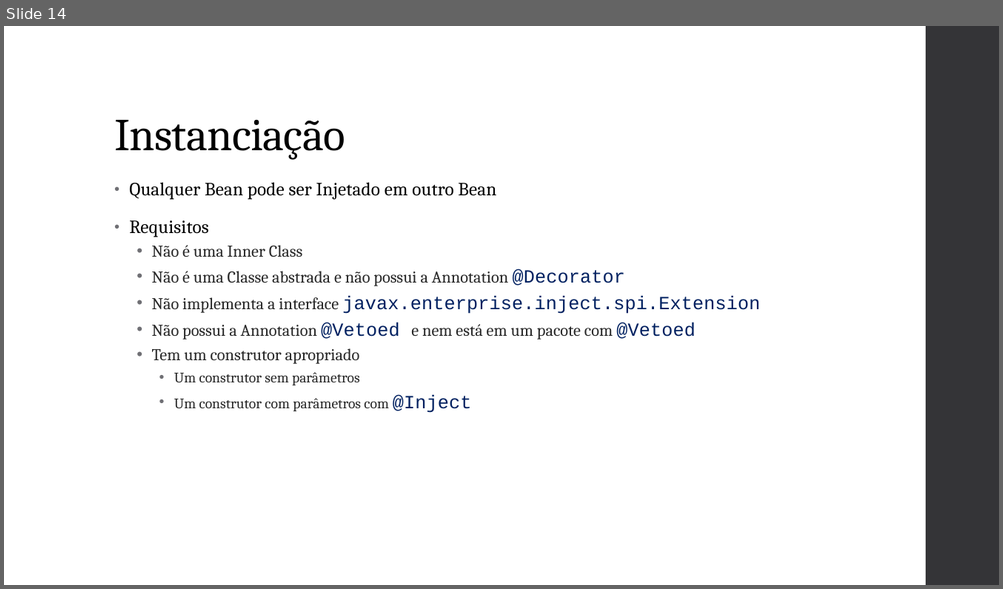
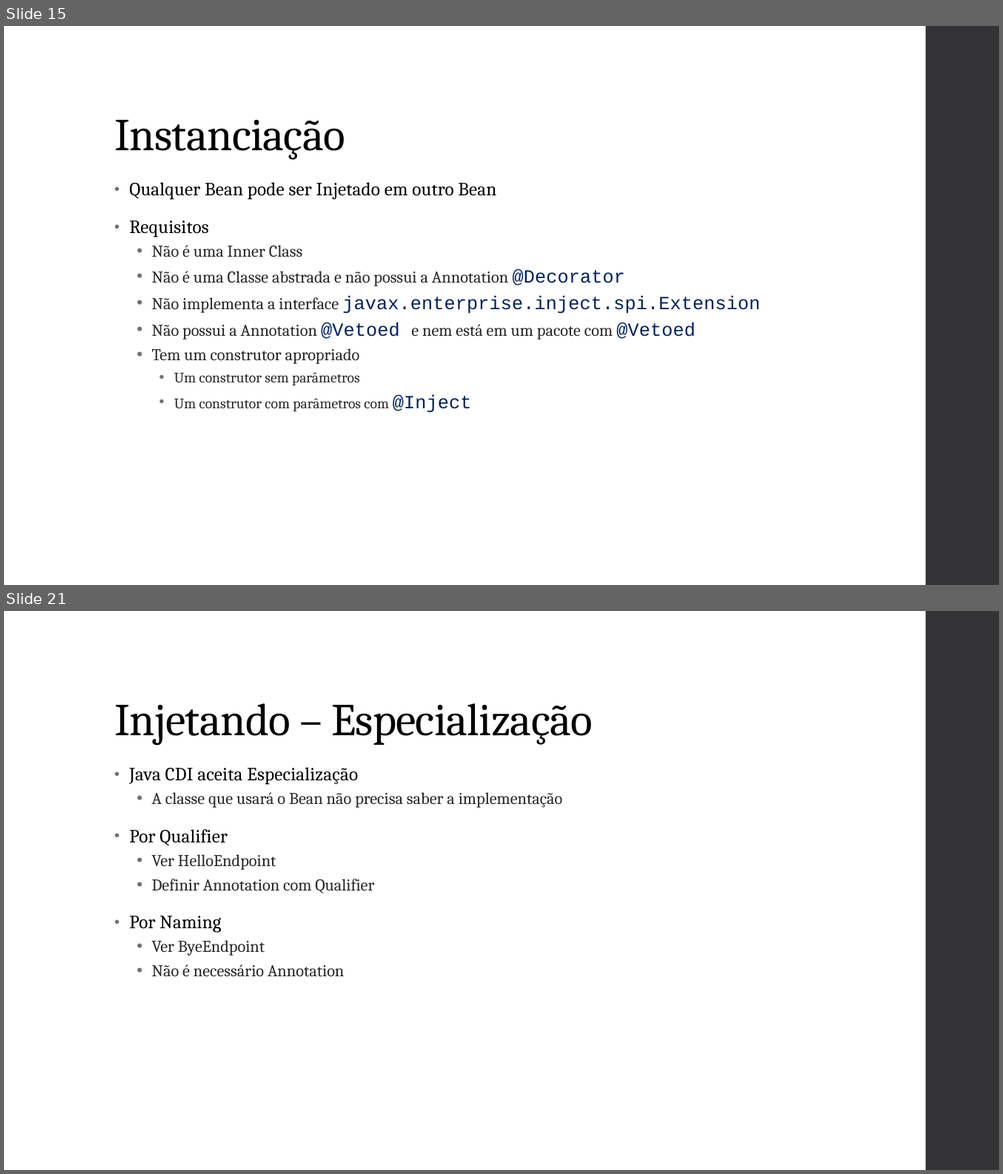
Before and after one commit to vepo/cdi-tutorial, a slide deck: resource/Java CDI.pptx. Shown one above the other, each under a label of ours: slide 14 before the commit, slides 15 and 21 after it; the slides between them are not shown. The pictures are 1003x589 and 1003x1174 pixels, drawn with LibreOffice and Linux fonts; fonts in the diff are those of the drawing. Boxes give left, top, right and bottom in pixels: in the first picture for what was removed or moved away, otherwise in the second. Text is boxed around its words. In the diff, an @@ line names an element or a change of style, - is before the commit and + after.

```diff
--- a/resource/Java CDI.pptx
+++ b/resource/Java CDI.pptx
@@ slide 21 added at (x1=4, y1=611, x2=999, y2=1170), background #FFFFFF; not listed: 1 template element that a slide beside it also shows @@
@@ title added at (x1=114, y1=703, x2=592, y2=745), 44 pt, text #000000 @@
+Injetando – Especialização
@@ text added at (x1=129, y1=767, x2=563, y2=977), 16 pt, text #262626 @@
+• Java CDI aceita Especialização
+  • A classe que usará o Bean não precisa saber a implementação
+• Por Qualifier
+  • Ver HelloEndpoint
+  • Definir Annotation com Qualifier
+• Por Naming
+  • Ver ByeEndpoint
+  • Não é necessário Annotation
@@ what was slide 14 is now slide 15 @@
```
Also in this commit, not shown: 1 slide changed, 8 other slides added.
